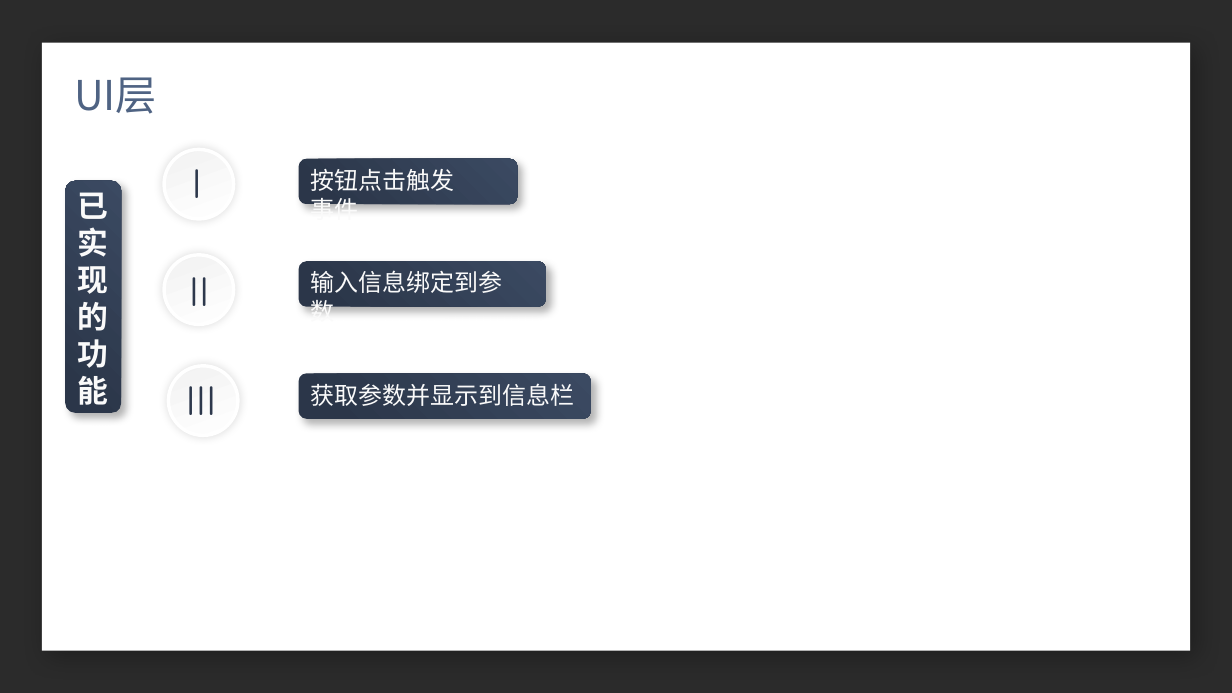
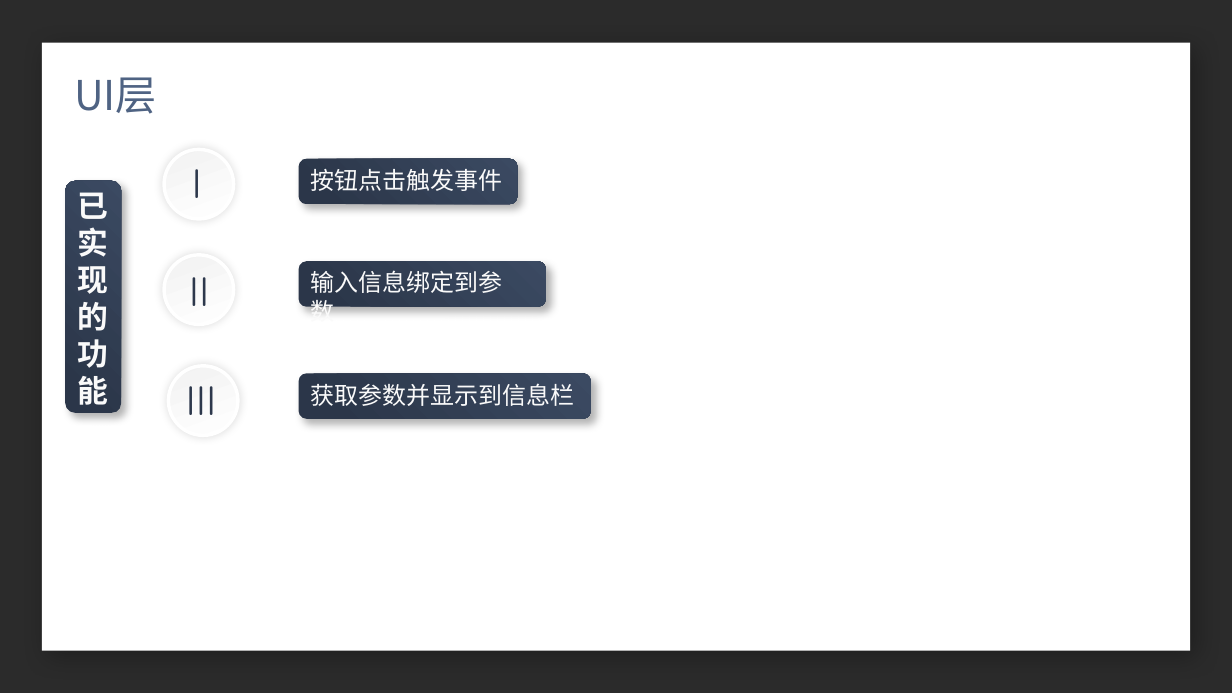
Before and after one commit to quanzixiu/Library-Management-System, a slide deck: slide 11 of 文档/展示PPT_第四周_补充_第五周.pptx. Drawn at 1232x693 pixels with LibreOffice and Linux fonts; fonts in the diff are those of the drawing; background and template pictures are left out; a plain dark background stands for a picture behind light text. Boxes give left, top, right and bottom in pixels: in the first picture for what was removed or moved away, otherwise in the second. Text is boxed around its words. In the diff, an @@ line names an element or a change of style, - is before the commit and + after.

```diff
--- a/文档/展示PPT_第四周_补充_第五周.pptx
+++ b/文档/展示PPT_第四周_补充_第五周.pptx
@@ text "按钮点击触发事件" rewrapped from (311, 169, 455, 207) to (311, 169, 503, 191) @@
```
Also in this commit, not shown: 3 other slides changed, 2 slides added, 2 slides removed, 4 other files.
